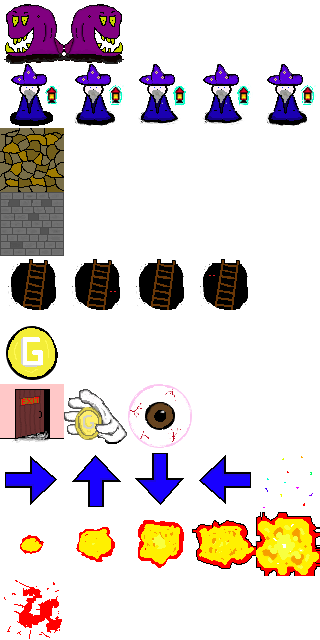
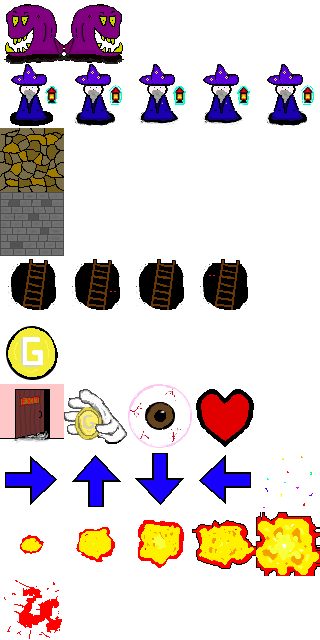
The second (320, 640) image is a revision of the first. Changes to its layers:
added layer "Layer #1" in group "Sprites" over [left=196, top=389, right=254, bottom=447]
